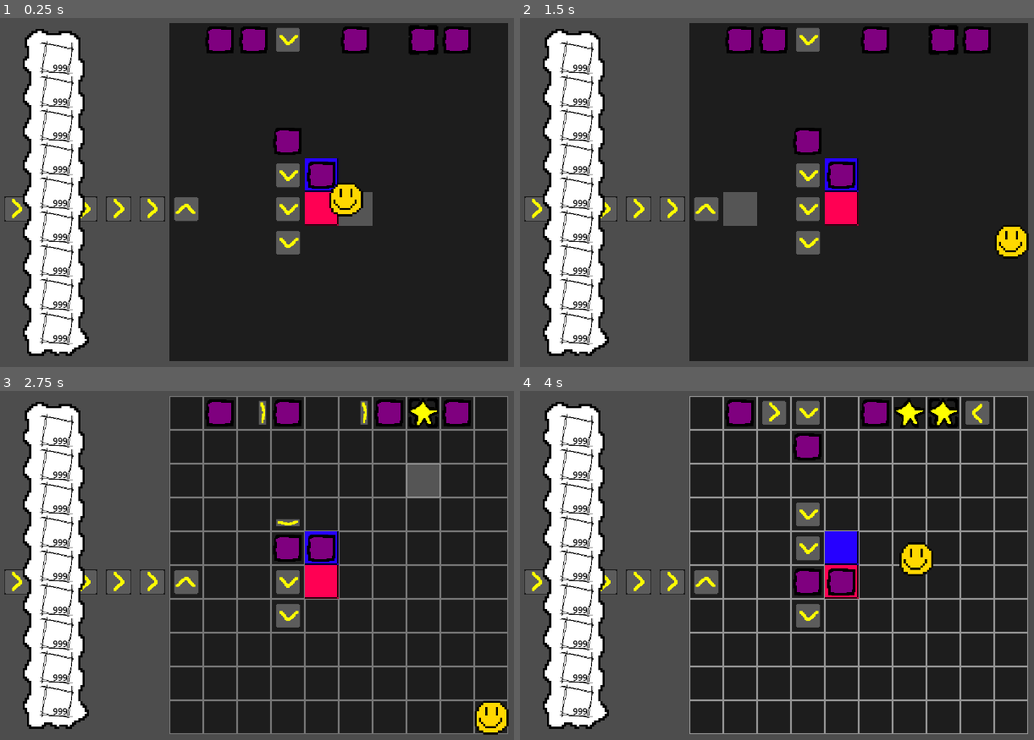
Above: before the commit, frames 1-4 (two rows, left to right).
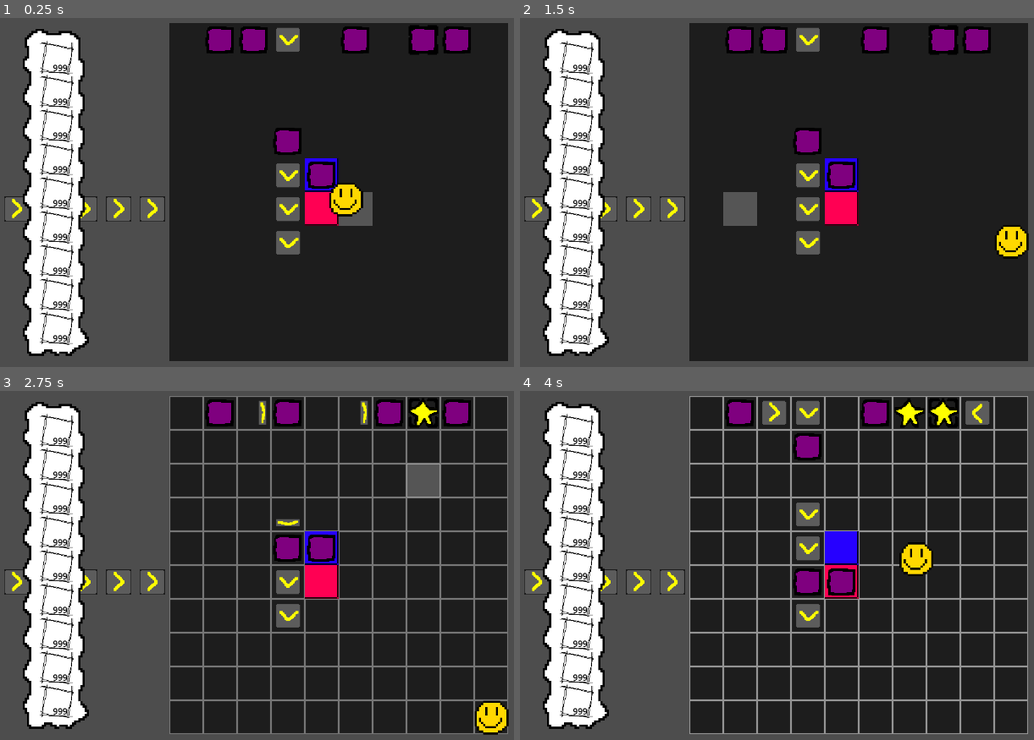
Above: after the commit, the same moments.

Repository: Stev51/gmtk-jam-2025
Game: Godot game, scene res://scenes/main.tscn
Same seed, same stepped clock (60 frames per second), same inputs: the game is played once before the commit and once after it.
Inputs (mouse positions are in pixels of both pictures, inside the frame that each line leads up to):
- Up to frame 1 (0.25 s): no input
- Up to frame 2 (1.5 s): tap Enter at 0.5 s; move the mouse to (1008, 171) at 0.52 s; hold Right (ui_right) 0.53-1.28 s; tap E at 0.6, 1.35 s; click (1008, 171) at 0.67 s; move the mouse to (725, 209) at 1.27 s; hold Down (ui_down) from 1.28 s (still down)
- Up to frame 3 (2.75 s): move the mouse to (406, 481) at 2.02 s; release Down (ui_down) at 2.03 s; hold Right (ui_right) from 2.03 s (still down); tap E at 2.1 s
- Up to frame 4 (4 s): move the mouse to (823, 642) at 2.77 s; release Right (ui_right) at 2.78 s; hold Up (ui_up) 2.78-3.53 s; tap E at 2.85, 3.6 s; click (823, 642) at 2.92 s; move the mouse to (outside the picture) at 3.52 s; hold Left (ui_left) from 3.53 s (still down)

The runs differ from the first frame. In frame 1, 0.3% of the frame differs, in the area x 33-39%, y 51-59%; in frame 2, 0.3%; in frame 3, 0.3%; in frame 4, 0.3%.

Commit message:
Fix input issues

Diff:
--- a/scripts/mechanism/combiner.gd
+++ b/scripts/mechanism/combiner.gd
@@ -15,5 +15,5 @@
 	if !mechOnTop.connectMech(dir):
 		field.deferBackgroundMechanismUpdate(getCoordinateVector())
 
-func simulatePush(directionToMove: Util.Direction, privilegedPush: bool = false) -> bool:
+func simulatePush(directionToMove: Util.Direction, pushType: PushType) -> bool:
 	return false
--- a/scripts/mechanism/cutter.gd
+++ b/scripts/mechanism/cutter.gd
@@ -15,5 +15,5 @@
 	if !mechOnTop.disconnectMech(dir):
 		field.deferBackgroundMechanismUpdate(getCoordinateVector())
 
-func simulatePush(directionToMove: Util.Direction, privilegedPush: bool = false) -> bool:
+func simulatePush(directionToMove: Util.Direction, pushType: PushType) -> bool:
 	return false
--- a/scripts/mechanism/mechanism.gd
+++ b/scripts/mechanism/mechanism.gd
@@ -27,6 +27,7 @@
 var processed: bool = false
 # Used to determine if the connected block has already been pushed
 var pushed: bool = false
+enum PushType {INPUT, NORMAL, OUTPUT}
 
 func _init(field: Field, x: int, y:int, node: Node2D, ground: int, queuePosition: Field.QueuePos = Field.QueuePos.PRE):
 	self.field = field
@@ -47,7 +48,7 @@
 	self.node.add_to_group("mechanisms")
 	self.node.add_child(mek_selector_scene.instantiate())
 
-func simulatePush(directionToMove: Util.Direction, privilegedPush: bool = false) -> bool:
+func simulatePush(directionToMove: Util.Direction, pushType: PushType) -> bool:
 	if processed: return simulationResult
 	processed = true
 	# If we've already been pushed in the tick, can't get pushed again
@@ -55,22 +56,26 @@
 		simulationResult = false
 		return simulationResult
 	# If we're not in the play area and the attempt is not privileged, then stop
-	if !privilegedPush && !field.inPlayerMap(getCoordinateVector()):
+	if pushType == PushType.NORMAL && !field.inPlayerMap(getCoordinateVector()):
 		simulationResult = false
 		return simulationResult
 	# If something tries to refer back to this mid simulation,
 	# we assume that this would succeed
 	simulationResult = true
+
 	var newPosition: Vector2i = Util.offset(Vector2i(x, y), directionToMove)
 	if newPosition.x < 0 || newPosition.x >= Field.GRID_WIDTH || newPosition.y < 0 || newPosition.y >= Field.GRID_HEIGHT:
 		simulationResult = false
 		return simulationResult
-	if !privilegedPush && !field.inPlayerMap(newPosition):
+	if pushType == PushType.NORMAL && !field.inPlayerMap(newPosition):
+		simulationResult = false
+		return simulationResult
+	if pushType == PushType.INPUT && newPosition.x > Field.PLAYER_MAP_END.x:
 		simulationResult = false
 		return simulationResult
 	var objectInWay: Mechanism = field.getForegroundVector(newPosition)
 
-	if objectInWay != null && !objectInWay.simulatePush(directionToMove, privilegedPush):
+	if objectInWay != null && !objectInWay.simulatePush(directionToMove, pushType):
 		simulationResult = false
 		return simulationResult
 
@@ -83,7 +88,7 @@
 		if adjPosition.x < 0 || adjPosition.x >= Field.GRID_WIDTH || adjPosition.y < 0 || adjPosition.y >= Field.GRID_HEIGHT: continue
 
 		var adjMech: Mechanism = field.getForegroundVector(adjPosition)
-		if !adjMech.simulatePush(directionToMove, privilegedPush):
+		if !adjMech.simulatePush(directionToMove, pushType):
 			simulationResult = false
 			return simulationResult
 
--- a/scripts/mechanism/painter.gd
+++ b/scripts/mechanism/painter.gd
@@ -17,5 +17,5 @@
 	if is_instance_of(mech, Box):
 		mech.updateColor(color)
 
-func simulatePush(directionToMove: Util.Direction, privilegedPush: bool = false) -> bool:
+func simulatePush(directionToMove: Util.Direction, pushType: PushType) -> bool:
 	return false
--- a/scripts/mechanism/pusher.gd
+++ b/scripts/mechanism/pusher.gd
@@ -3,9 +3,9 @@
 const NODE = preload("res://scenes/pusher.tscn")
 
 var dir: Util.Direction
-var privileged: bool
+var privileged: Mechanism.PushType
 
-func _init(field: Field, x: int, y:int, direction: Util.Direction, privileged: bool = false):
+func _init(field: Field, x: int, y:int, direction: Util.Direction, privileged: Mechanism.PushType = Mechanism.PushType.NORMAL):
 	super(field, x, y, NODE.instantiate(), Field.BACKGROUND, Field.QueuePos.POST)
 	dir = direction
 	self.node.rotate(PI * dir / 2)
@@ -20,5 +20,5 @@
 			object.push(self.dir)
 		else: field.deferBackgroundMechanismUpdate(getCoordinateVector())
 
-func simulatePush(directionToMove: Util.Direction, privilegedPush: bool = false) -> bool:
+func simulatePush(directionToMove: Util.Direction, pushType: PushType) -> bool:
 	return false
--- a/scripts/world.gd
+++ b/scripts/world.gd
@@ -122,8 +122,7 @@
 		var column: Array = Array()
 		column.resize(GRID_HEIGHT)
 		map[x] = column
-	#addMechanism(Box.new(self, 0, 0), FOREGROUND)
-	#addMechanism(Pusher.new(self, 0, 0, Util.Direction.DOWN), BACKGROUND)
+
 	addMechanism(Pusher.new(self, 11, 10, Util.Direction.UP))
 	addMechanism(Pusher.new(self, 12, 10, Util.Direction.RIGHT))
 	addMechanism(Box.new(self, 11, 10))
@@ -146,19 +145,13 @@
 	addMechanism(Box.new(self, 14, 14))
 
 
-	for x in 10: addMechanism(Pusher.new(self, x, 15, Util.Direction.RIGHT, true))
+	for x in 10: addMechanism(Pusher.new(self, x, 15, Util.Direction.RIGHT, Mechanism.PushType.INPUT))
 	addMechanism(Box.new(self, 1, 15))
 	addMechanism(Box.new(self, 2, 15))
 	getForegroundMechanism(2, 15).connectMech(Util.Direction.LEFT)
-	addMechanism(Pusher.new(self, 10, 15, Util.Direction.UP))
 
 
 	addMechanism(Painter.new(self, 17, 10, Box.BoxColor.YELLOW))
-
-	#addMechanism(Box.new(self, 3, 3), FOREGROUND)
-	#addMechanism(Box.new(self, 4, 3), FOREGROUND)
-	#addMechanism(Box.new(self, 5, 3), FOREGROUND)
-	#addMechanism(Pusher.new(self, 3, 3, Util.Direction.DOWN), BACKGROUND)
 
 	$MechanismClock.start()
 
